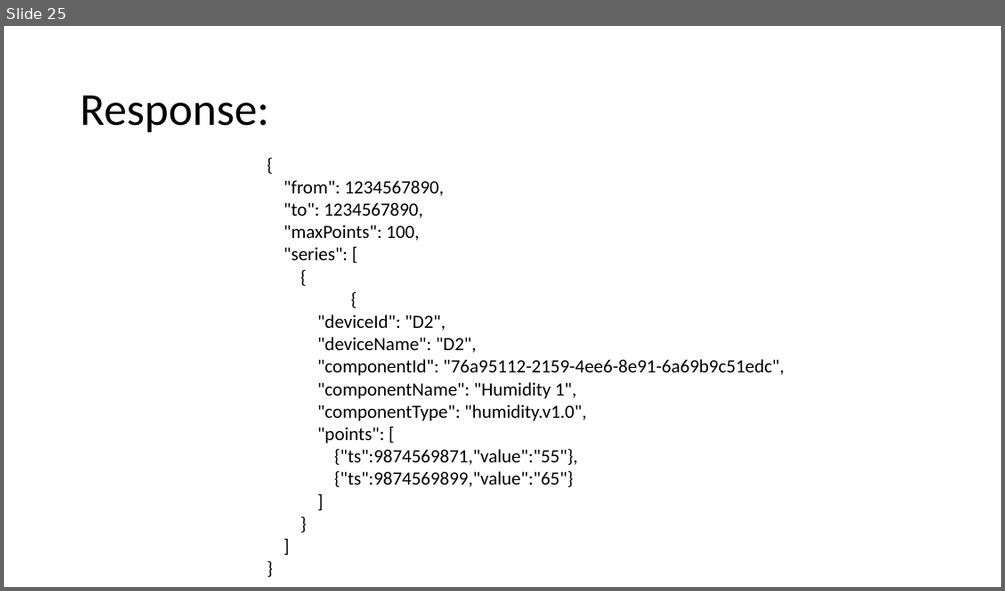
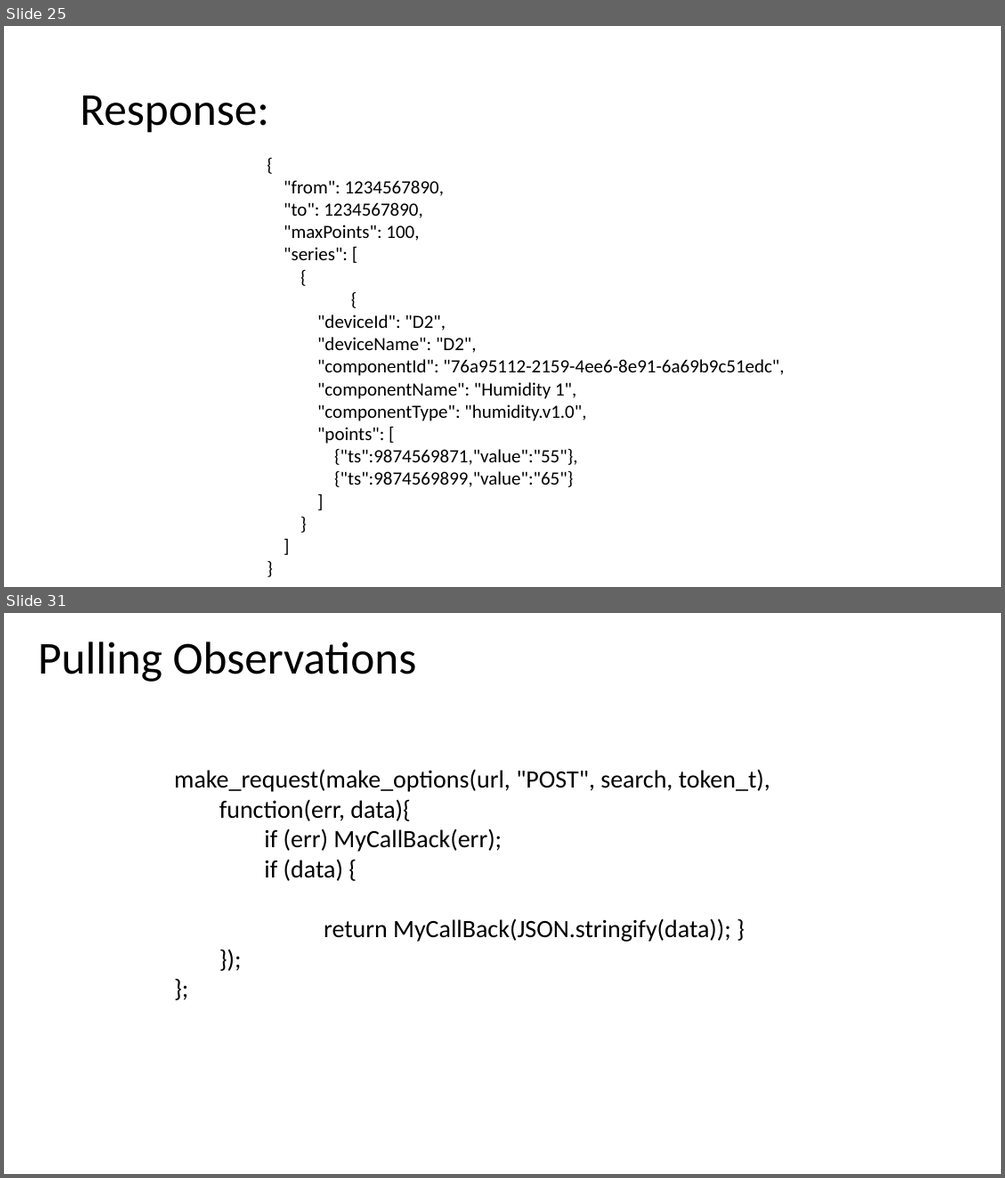
Before and after one commit to Simociocoiu/enable-workshop, a slide deck: EnableIoT Workshop_ALL.pptx. Shown one above the other, each under a label of ours: slide 25 before the commit, slides 25 and 31 after it; the slides between them are not shown. The pictures are 1005x591 and 1005x1178 pixels, drawn with LibreOffice and Linux fonts; fonts in the diff are those of the drawing. Boxes give left, top, right and bottom in pixels: in the first picture for what was removed or moved away, otherwise in the second. Text is boxed around its words. In the diff, an @@ line names an element or a change of style, - is before the commit and + after.

```diff
--- a/EnableIoT Workshop_ALL.pptx
+++ b/EnableIoT Workshop_ALL.pptx
@@ slide 31 added at bbox=[4, 613, 1001, 1174], background #FFFFFF @@
@@ title added at bbox=[38, 641, 417, 682], 44 pt, text #000000 @@
+Pulling Observations
@@ text added at bbox=[174, 769, 770, 941], 24 pt, text #000000 @@
+make_request(make_options(url, "POST", search, token_t),
+function(err, data){
+if (err) MyCallBack(err);
+if (data) {
+return MyCallBack(JSON.stringify(data)); }
+});
+};
```
Also in this commit, not shown: 10 other slides added.
